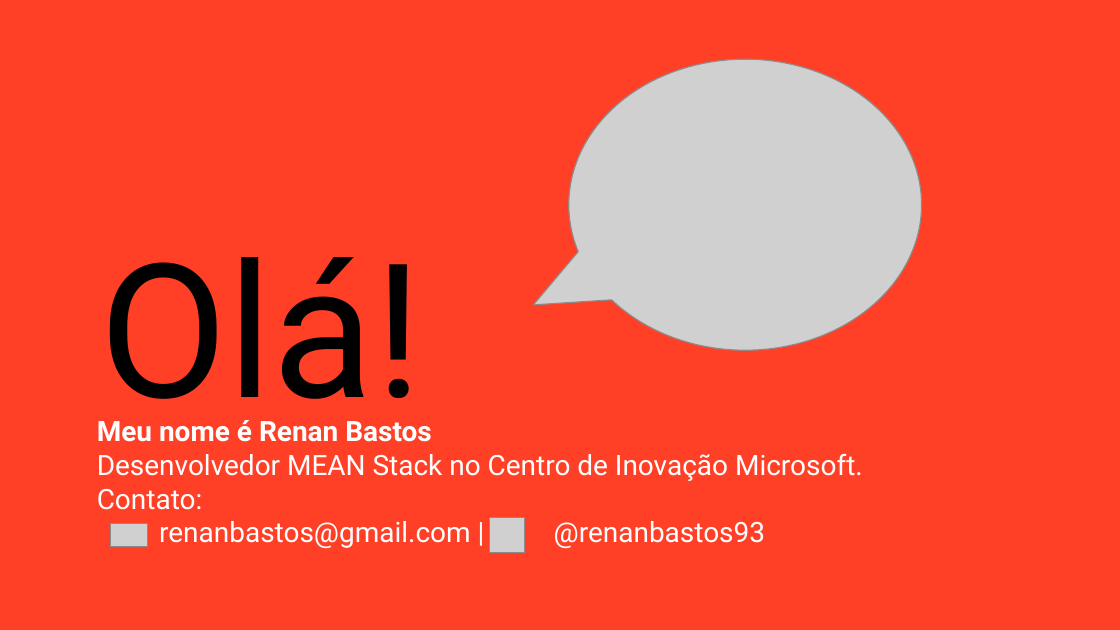
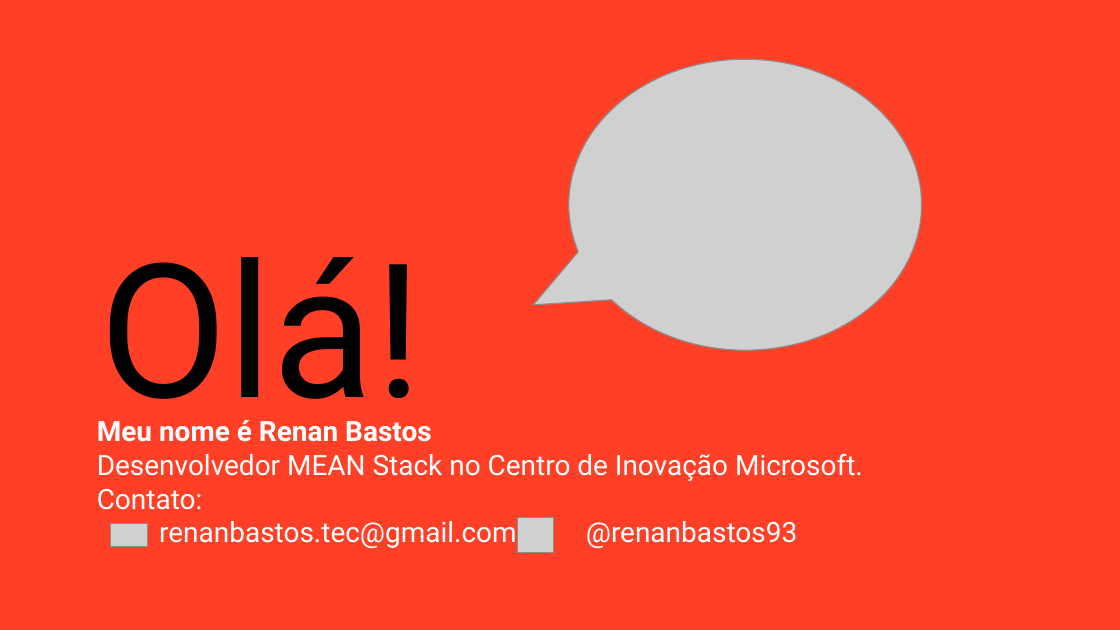
Before and after one commit to renanbastos93/Introdu-o-ao-NodeJS, a slide deck: slide 3 of Apresentacao NodeJS.pptx. Drawn at 1120x630 pixels with LibreOffice and Linux fonts; fonts in the diff are those of the drawing; grey boxes stand for pictures; background and template pictures are left out. Boxes give left, top, right and bottom in pixels: in the first picture for what was removed or moved away, otherwise in the second. Text is boxed around its words. In the diff, an @@ line names an element or a change of style, - is before the commit and + after.

```diff
--- a/Apresentacao NodeJS.pptx
+++ b/Apresentacao NodeJS.pptx
@@ subtitle at (159,521,797,548): text changed @@
-renanbastos@gmail.com | @renanbastos93
+renanbastos.tec@gmail.com | @renanbastos93
@@ picture: place and size @@
-picture at (489,517,524,552)
+picture at (517,517,552,552)
```
Also in this commit, not shown: 15 other slides changed, 2 slides added, 1 slide removed, 3 other files.
